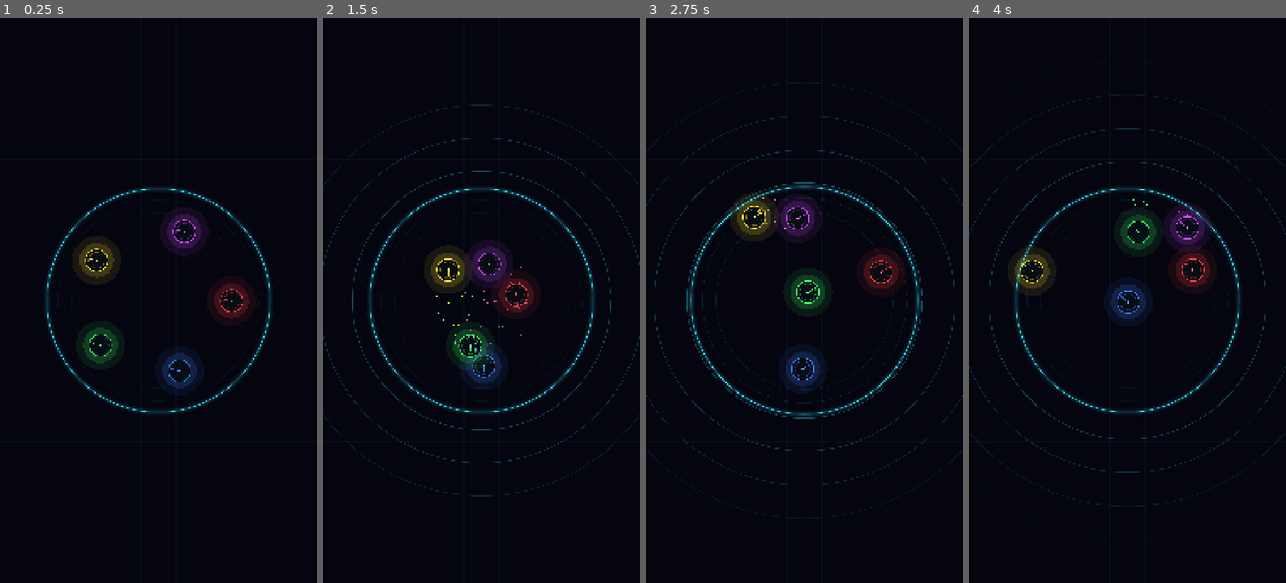
Above: before the commit, frames 1-4 (left to right).
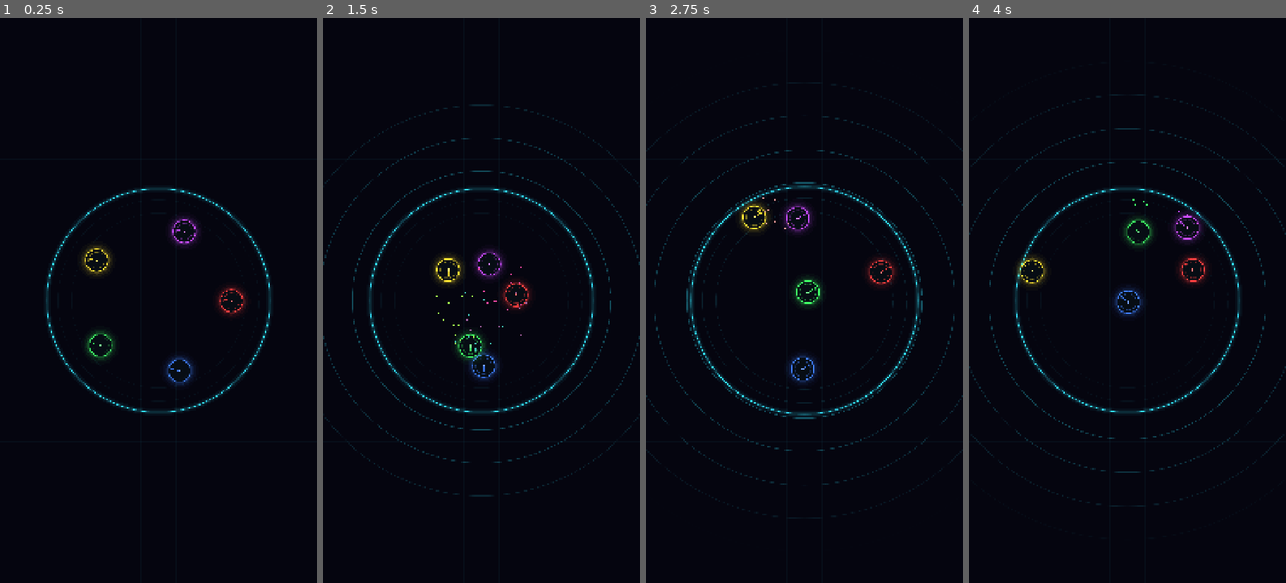
Above: after the commit, the same moments.

Repository: AaronMcKinley/BOP
Game: Godot game, scene res://scenes/main.tscn
The game is run twice, just before and just after one commit, with the same random seed, the same clock (stepped at 60 frames per second) and the same inputs.
Inputs:
- Up to frame 1 (0.25 s): no input
- Up to frame 2 (1.5 s): no input
- Up to frame 3 (2.75 s): no input
- Up to frame 4 (4 s): no input

The runs differ from the first frame. In frame 1, 0.9% of the frame differs, in the area x 24-79%, y 34-66%; in frame 2, 1.1%, in the area x 34-67%, y 40-65%; in frame 3, 1.0%; in frame 4, 1.0%.

Commit message:
beat drop recognitition

Diff:
--- a/render/scripts/ball.gd
+++ b/render/scripts/ball.gd
@@ -31,6 +31,7 @@
 ]
 
 const RADIUS := 38.0
+const GLOW_LAYERS := [[1.7, 0.03], [1.45, 0.06], [1.25, 0.10], [1.12, 0.16], [1.04, 0.24]]
 const BODY_DARK := Color(0.03, 0.05, 0.08)
 
 var spoke_speed := 2.5        # rad/s; render.gd sets it to 1 rev per beat (TAU * BPM / 60)
@@ -52,9 +53,10 @@
 		# Anchor dot on the rim, so the attachment point reads clearly.
 		draw_circle(anchor - position, 3.5, Color(c.r, c.g, c.b, 0.9))
 
-	# Layered glow so the disc reads against the dark arena.
-	draw_circle(Vector2.ZERO, RADIUS * 2.2, Color(c.r, c.g, c.b, 0.08))
-	draw_circle(Vector2.ZERO, RADIUS * 1.55, Color(c.r, c.g, c.b, 0.16))
+	# Layered glow so the disc reads as emitting light: a tight falloff from
+	# the rim outward.
+	for layer in GLOW_LAYERS:
+		draw_circle(Vector2.ZERO, RADIUS * layer[0], Color(c.r, c.g, c.b, layer[1]))
 
 	# Dark Tron body.
 	draw_circle(Vector2.ZERO, RADIUS, BODY_DARK)
--- a/render/scripts/render.gd
+++ b/render/scripts/render.gd
@@ -13,6 +13,10 @@
 const WinnerScreen := preload("res://scripts/winner_screen.gd")
 const DEFAULT_EVENTS := "res://fixtures/sample_events.json"
 const BURST_LIFE := 0.6         # seconds a particle burst lives
+
+const DROP_IMPACT_S := 0.4      # camera punch duration after a musical drop
+const DROP_ZOOM := 0.10         # peak zoom-in on a drop (1.0 -> 1.10)
+const DROP_SHAKE := 26.0        # peak camera jitter (px) on a drop
 
 var _frames: Array = []
 var _events_data: Dictionary = {}
@@ -25,6 +29,12 @@
 var _bounce_idx := 0
 var _elim_idx := 0
 var _bursts: Array = []   # [{node: CPUParticles2D, expires: float}]
+var _cam: Camera2D
+var _drops: Array = []    # drop events from the timeline that punch the camera
+var _drop_idx := 0
+var _impact_t := 0.0      # > 0 while a drop impact is shaking/zooming
+var _impact_zoom := 0.0
+var _shake := 0.0
 
 func _ready() -> void:
 	var events := JsonLoader.load_events(_events_path())
@@ -51,7 +61,18 @@
 		for ball: Ball in _balls.values():
 			ball.spoke_speed = TAU * bpm / 60.0
 
-func _process(_delta: float) -> void:
+	# Camera for musical-drop impacts: it jumps + zooms when the song drops.
+	# The winner screen is a CanvasLayer, so it stays crisp - only the battle
+	# field is affected.
+	_cam = Camera2D.new()
+	_cam.position = Vector2(540.0, 960.0)
+	_cam.make_current()
+	add_child(_cam)
+	for e in _events_data.get("events", []):
+		if e.get("type", "") == "drop":
+			_drops.append(e)
+
+func _process(delta: float) -> void:
 	if _frame_index >= _frames.size():
 		# Battle is over - play the winner reveal + league table, then finish.
 		if _winner_screen == null:
@@ -72,6 +93,8 @@
 		ball.kills = int(ball_data.get("kills", 0))
 	_trigger_events(frame)
 	_purge_bursts()
+	_check_drops()
+	_step_camera(delta)
 
 func _show_winner_screen() -> void:
 	# Clear the battle field - just the winner + table from here on.
@@ -150,6 +173,27 @@
 			(_bursts[i]["node"] as Node).queue_free()
 			_bursts.remove_at(i)
 
+func _check_drops() -> void:
+	# A musical drop (a sharp energy surge in the song) punches the camera:
+	# an instant jump + zoom-in that settles back, so the drop feels physical.
+	while _drop_idx < _drops.size() and float(_drops[_drop_idx]["t"]) <= _current_t:
+		_drop_idx += 1
+		_impact_t = DROP_IMPACT_S
+		_impact_zoom = DROP_ZOOM
+		_shake = DROP_SHAKE
+
+func _step_camera(delta: float) -> void:
+	# Punchy start, quick settle: zoom up to ~1.10 and a jitter that fades out.
+	if _impact_t > 0.0:
+		_impact_t = maxf(_impact_t - delta, 0.0)
+		var k := _impact_t / DROP_IMPACT_S     # 1 -> 0
+		var ease := k * k
+		_cam.zoom = Vector2.ONE * (1.0 + _impact_zoom * ease)
+		_cam.offset = Vector2(randf_range(-1.0, 1.0), randf_range(-1.0, 1.0)) * _shake * ease
+	else:
+		_cam.zoom = Vector2.ONE
+		_cam.offset = Vector2.ZERO
+
 func _events_path() -> String:
 	var args := OS.get_cmdline_user_args()
 	for i in range(args.size() - 1):
Not shown, changed: README.md
Not shown, changed: TODO.md
Not shown, changed: postprocess/mux.py
Not shown, changed: scripts/create.sh
Not shown, added: simulation/events.py
Not shown, changed: simulation/physics.py
Not shown, changed: simulation/simulate.py
Not shown, added: tests/test_events.py
Not shown, changed: tests/test_physics.py
